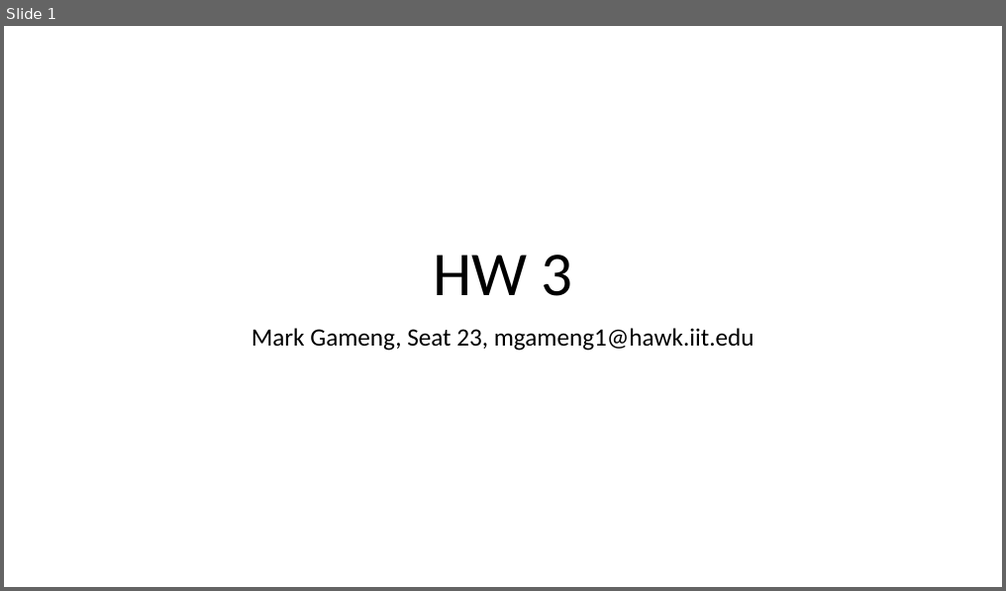
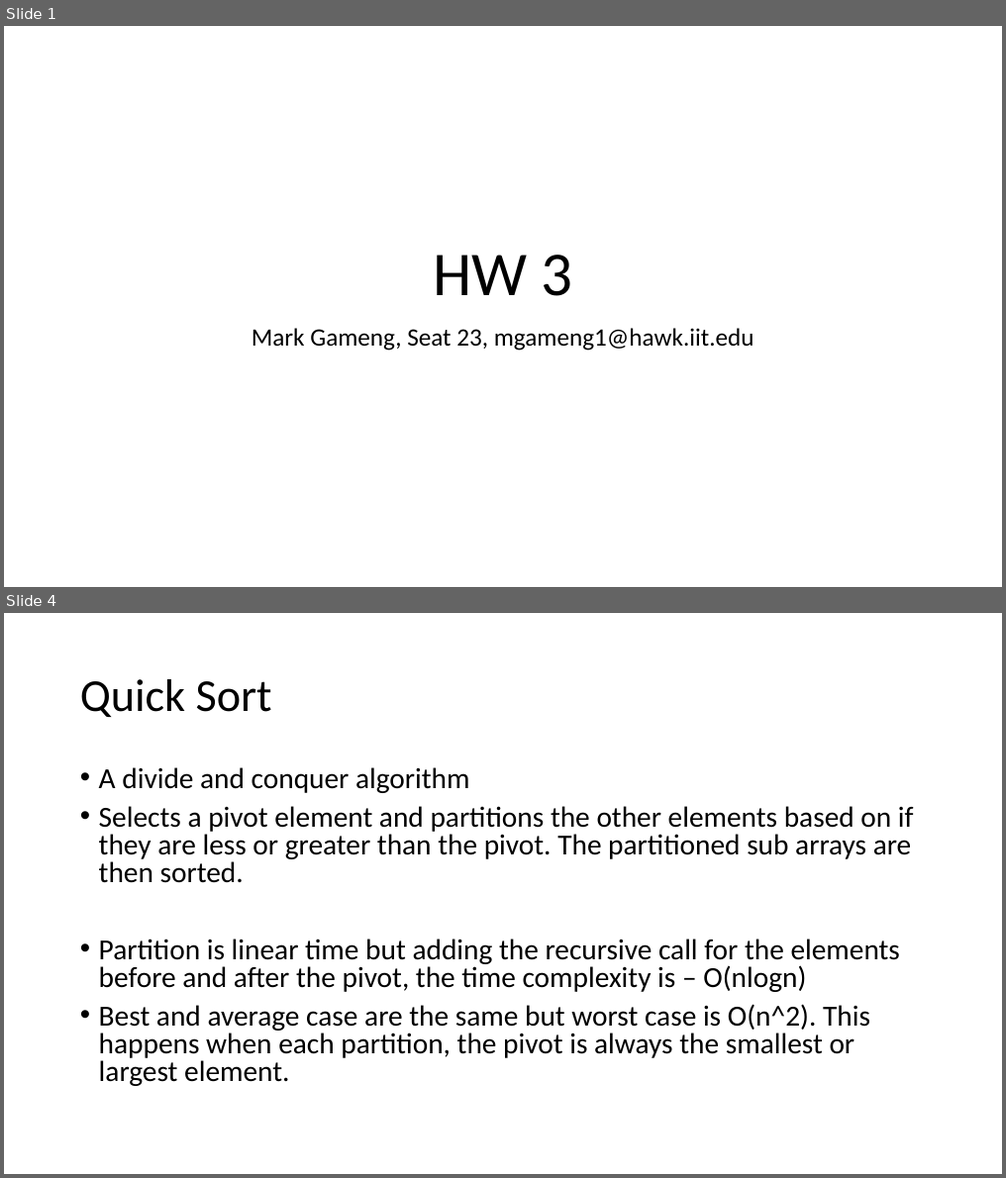
Before and after one commit to MarkGelo/CS-430, a slide deck: HW_3/HW3.pptx. Shown one above the other, each under a label of ours: slide 1 before the commit, slides 1 and 4 after it; the slides between them are not shown. The pictures are 1006x591 and 1006x1178 pixels, drawn with LibreOffice and Linux fonts; fonts in the diff are those of the drawing. Boxes give left, top, right and bottom in pixels: in the first picture for what was removed or moved away, otherwise in the second. Text is boxed around its words. In the diff, an @@ line names an element or a change of style, - is before the commit and + after.

```diff
--- a/HW_3/HW3.pptx
+++ b/HW_3/HW3.pptx
@@ slide 4 added at [4,613,1002,1174], background #FFFFFF @@
@@ title added at [80,679,272,717], 44 pt, text #000000 @@
+Quick Sort
@@ text added at [99,767,914,1086], 28 pt, text #000000 @@
+• A divide and conquer algorithm
+• Selects a pivot element and partitions the other elements based on if they are less or greater than the pivot. The partitioned sub arrays are then sorted.
+• Partition is linear time but adding the recursive call for the elements before and after the pivot, the time complexity is – O(nlogn)
+• Best and average case are the same but worst case is O(n^2). This happens when each partition, the pivot is always the smallest or largest element.
```
Also in this commit, not shown: 5 other slides added, 3 other files.
